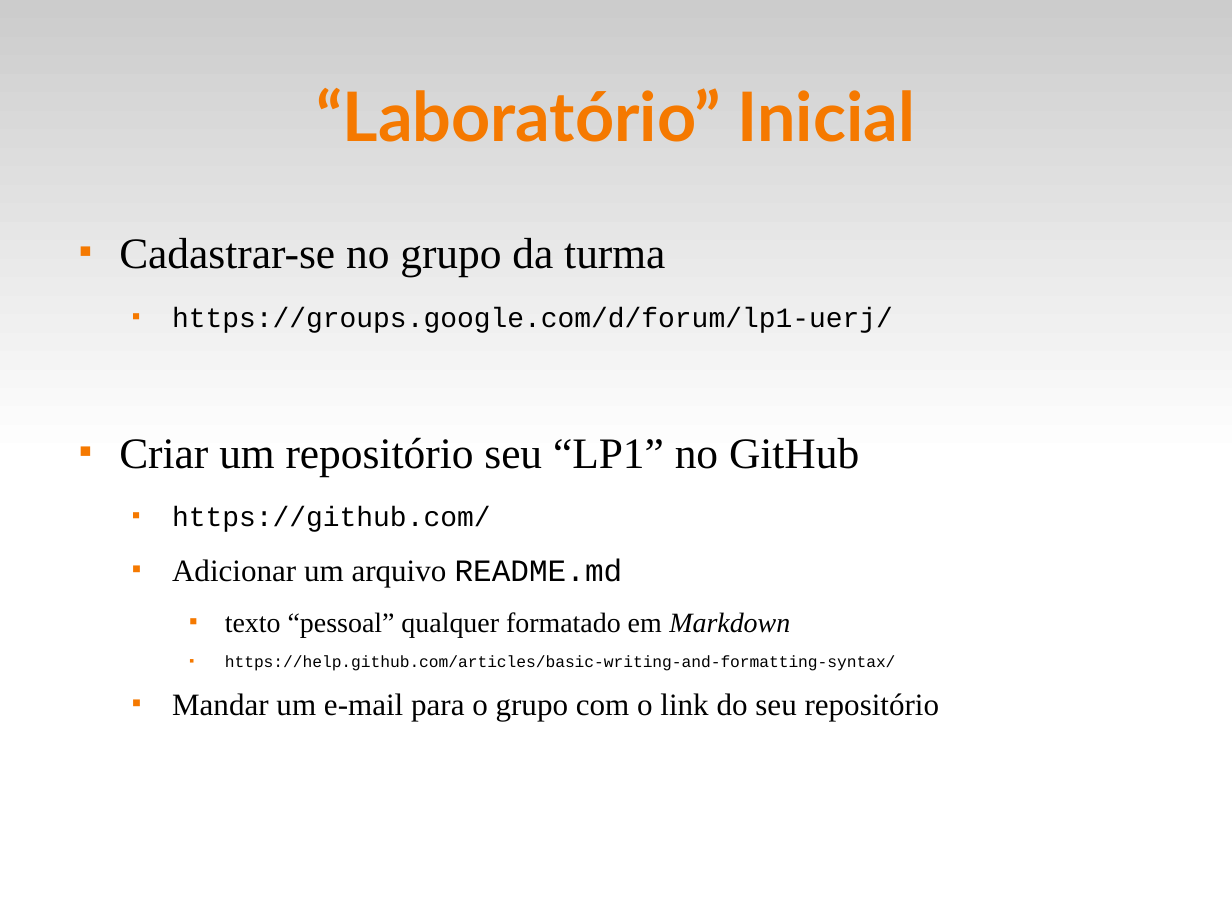
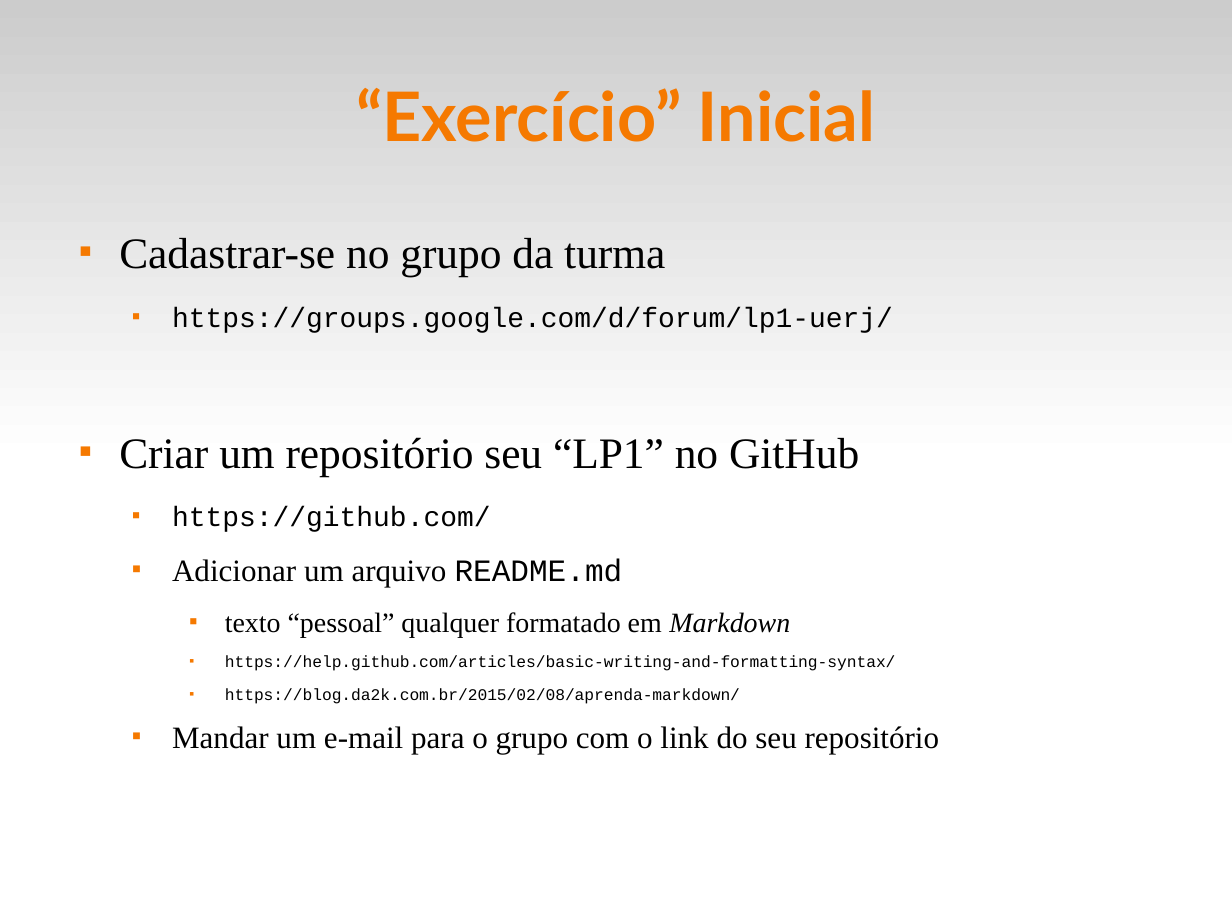
Before and after one commit to fsantanna-uerj/LP1, a slide deck: slide 9 of Slides/lp1-00-intro.odp. Drawn at 1232x924 pixels with LibreOffice and Linux fonts; fonts in the diff are those of the drawing. Boxes give left, top, right and bottom in pixels: in the first picture for what was removed or moved away, otherwise in the second. Text is boxed around its words. In the diff, an @@ line names an element or a change of style, - is before the commit and + after.

```diff
--- a/Slides/lp1-00-intro.odp
+++ b/Slides/lp1-00-intro.odp
@@ title at [356,88,875,142]: text changed @@
-“Laboratório” Inicial
+“Exercício” Inicial
@@ text at [225,688,740,704]: paragraph added @@
+    ■ https://blog.da2k.com.br/2015/02/08/aprenda-markdown/
```
Also in this commit, not shown: 8 other slides changed, 3 other files.
